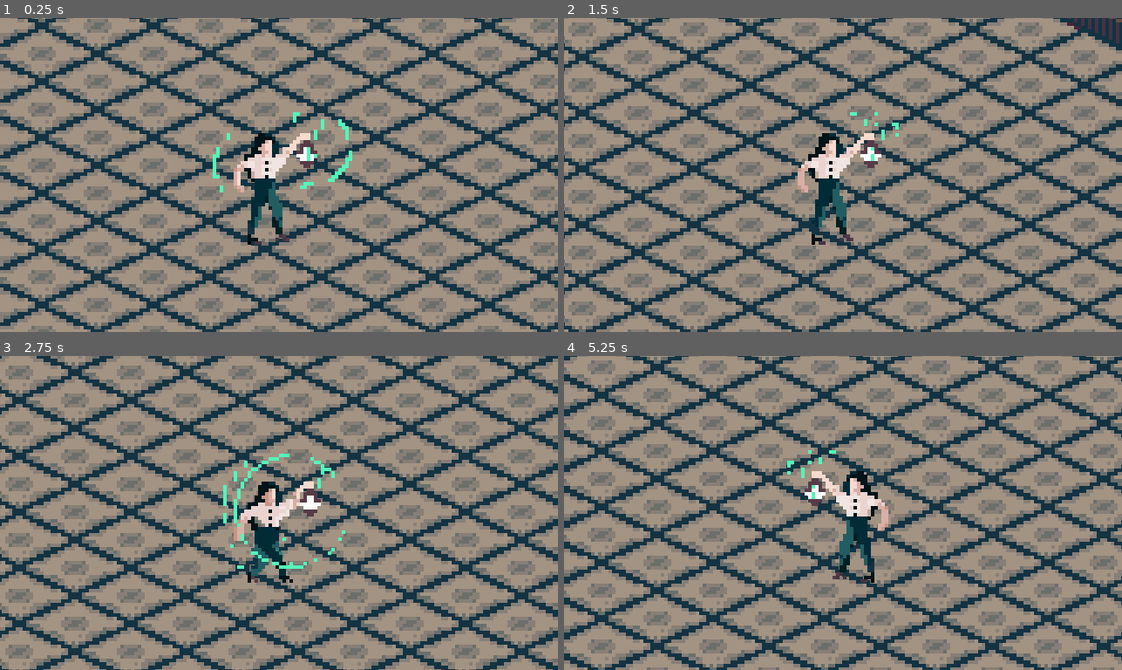
Above: before the commit, frames 1-4 (two rows, left to right).
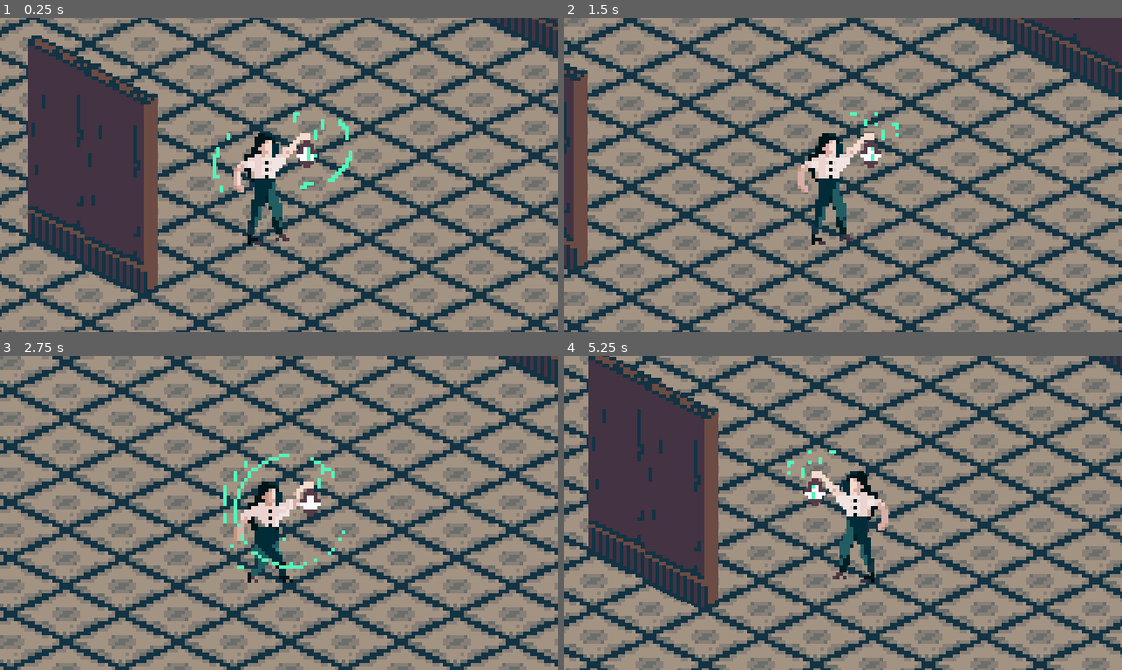
Above: after the commit, the same moments.

Repository: saya9729/Legacy
Game: Godot game, scene res://map.tscn
The game is run twice, just before and just after one commit, with the same random seed, the same clock (stepped at 60 frames per second) and the same inputs.
Inputs:
- Up to frame 1 (0.25 s): no input
- Up to frame 2 (1.5 s): tap Enter at 0.5 s; hold Right (ui_right) 0.53-1.28 s; hold Down (ui_down) from 1.28 s (still down)
- Up to frame 3 (2.75 s): release Down (ui_down) at 2.03 s; hold Right (ui_right) from 2.03 s (still down)
- Up to frame 4 (5.25 s): release Right (ui_right) at 2.78 s; hold Up (ui_up) 2.78-3.53 s; hold Left (ui_left) 3.53-5.03 s; hold Down (ui_down) from 5.03 s (still down)

The runs differ from the first frame. In frame 1, 76% of the frame differs, in the area x 0-100%, y 0-100%; in frame 2, 75%; in frame 3, 73%; in frame 4, 77%.

Commit message:
Add ysort and bit of demo

Diff:
--- a/Player/Player.tscn
+++ b/Player/Player.tscn
@@ -42,20 +42,20 @@
 "name": "walk left",
 "speed": 10.0
 }, {
-"frames": [ ExtResource( 9 ), ExtResource( 26 ), ExtResource( 13 ), ExtResource( 3 ), ExtResource( 14 ) ],
+"frames": [ ExtResource( 28 ), ExtResource( 12 ), ExtResource( 27 ), ExtResource( 20 ), ExtResource( 5 ), ExtResource( 25 ), ExtResource( 4 ), ExtResource( 21 ), ExtResource( 19 ) ],
 "loop": true,
-"name": "stand left",
-"speed": 10.0
+"name": "run right",
+"speed": 13.0
 }, {
 "frames": [ ExtResource( 7 ), ExtResource( 15 ), ExtResource( 18 ), ExtResource( 23 ), ExtResource( 2 ) ],
 "loop": true,
 "name": "stand right",
 "speed": 10.0
 }, {
-"frames": [ ExtResource( 28 ), ExtResource( 12 ), ExtResource( 27 ), ExtResource( 20 ), ExtResource( 5 ), ExtResource( 25 ), ExtResource( 4 ), ExtResource( 21 ), ExtResource( 19 ) ],
+"frames": [ ExtResource( 9 ), ExtResource( 26 ), ExtResource( 13 ), ExtResource( 3 ), ExtResource( 14 ) ],
 "loop": true,
-"name": "run right",
-"speed": 13.0
+"name": "stand left",
+"speed": 10.0
 }, {
 "frames": [ ExtResource( 12 ), ExtResource( 27 ), ExtResource( 20 ), ExtResource( 5 ), ExtResource( 25 ), ExtResource( 4 ), ExtResource( 21 ), ExtResource( 19 ) ],
 "loop": true,
@@ -68,6 +68,7 @@
 height = 14.0001
 
 [node name="KinematicBody2D" type="KinematicBody2D"]
+position = Vector2( 4, 1 )
 script = ExtResource( 1 )
 
 [node name="Sprite" type="Sprite" parent="."]
--- /dev/null
+++ b/World/sampleWall.tscn
@@ -0,0 +1,17 @@
+[gd_scene load_steps=3 format=2]
+
+[ext_resource path="res://tuong1.png" type="Texture" id=1]
+
+[sub_resource type="RectangleShape2D" id=1]
+extents = Vector2( 8.12183, 11.1691 )
+
+[node name="StaticBody2D" type="StaticBody2D"]
+position = Vector2( 0, -12 )
+
+[node name="Sprite" type="Sprite" parent="."]
+texture = ExtResource( 1 )
+
+[node name="CollisionShape2D" type="CollisionShape2D" parent="."]
+position = Vector2( 4, 11 )
+rotation = 1.98968
+shape = SubResource( 1 )
--- a/map.tscn
+++ b/map.tscn
@@ -1,8 +1,9 @@
-[gd_scene load_steps=4 format=2]
+[gd_scene load_steps=5 format=2]
 
 [ext_resource path="res://newtrest3.tres" type="TileSet" id=1]
 [ext_resource path="res://newtrest4.tres" type="TileSet" id=2]
 [ext_resource path="res://Player/Player.tscn" type="PackedScene" id=3]
+[ext_resource path="res://World/sampleWall.tscn" type="PackedScene" id=4]
 
 [node name="Node2D" type="Node2D"]
 position = Vector2( 317.231, 139.64 )
@@ -68,4 +69,16 @@
 tile_data = PoolIntArray( -1310685, 3, 0, -1245149, 3, 0, -1179613, 3, 0, -1114077, 3, 0, -1048541, 3, 0, -983005, 3, 0 …(1090 unchanged characters)…
 
 [node name="KinematicBody2D" parent="." instance=ExtResource( 3 )]
+visible = false
 position = Vector2( -155.907, 25.8361 )
+
+[node name="YSort" type="YSort" parent="."]
+
+[node name="KinematicBody2D" parent="YSort" instance=ExtResource( 3 )]
+position = Vector2( -89.5238, 44.5746 )
+
+[node name="StaticBody2D" parent="YSort" instance=ExtResource( 4 )]
+position = Vector2( -136.231, 42.36 )
+
+[node name="StaticBody2D2" parent="YSort" instance=ExtResource( 4 )]
+position = Vector2( -152.544, 33.6417 )
